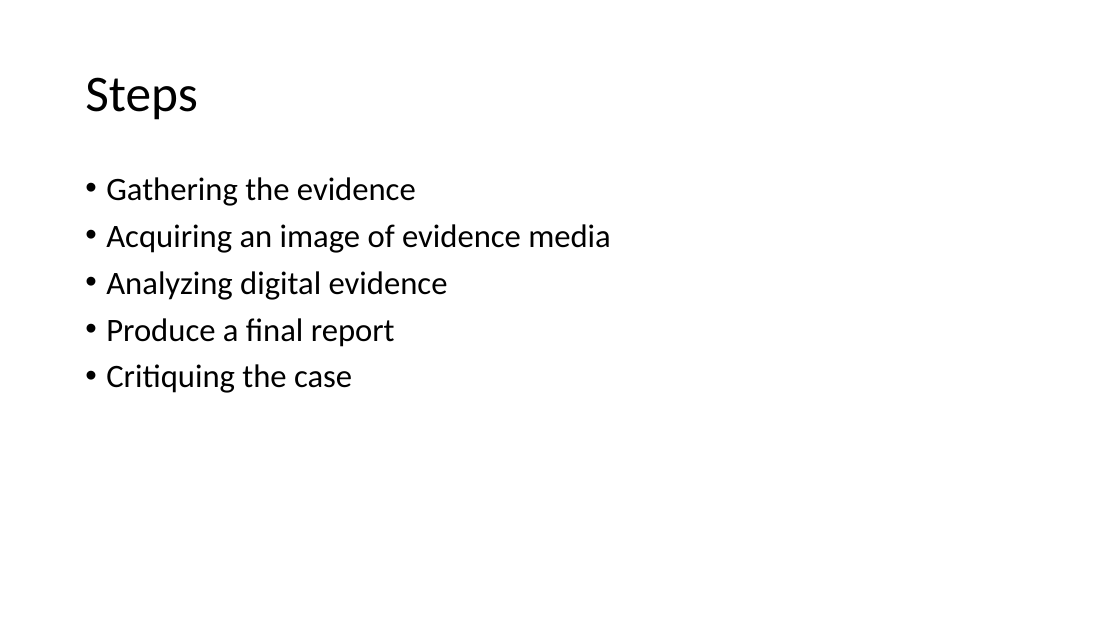
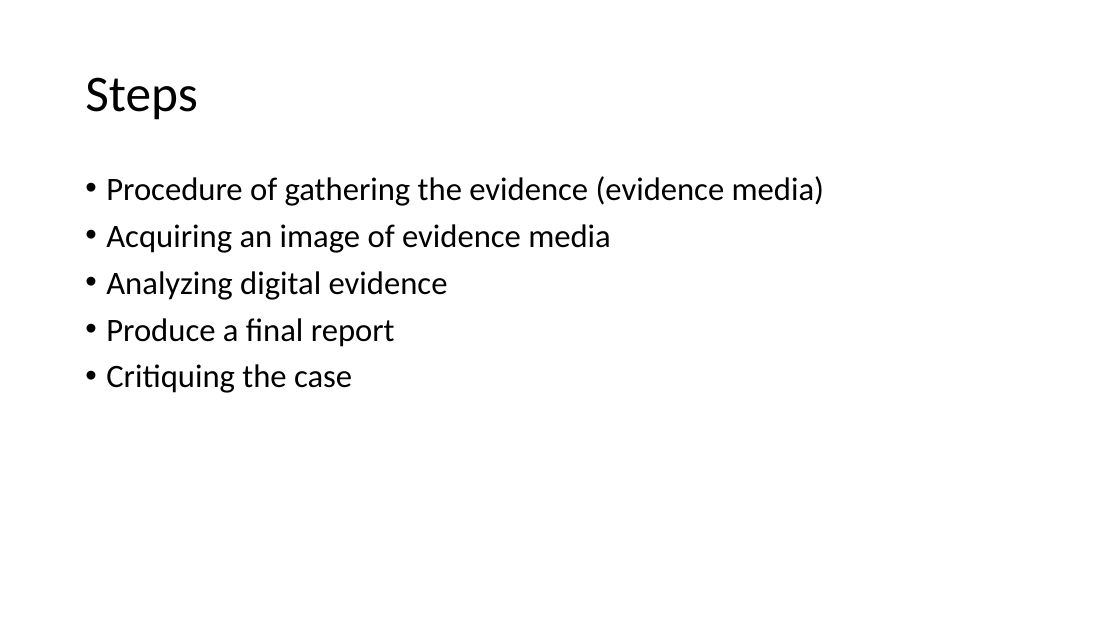
Before and after one commit to frankwxu/digital-forensics-lab, a slide deck: slide 10 of Basic_Computer_Skills_for_Forensics/5_Introduction_to_digital_forensics.pptx. Drawn at 1120x630 pixels with LibreOffice and Linux fonts; fonts in the diff are those of the drawing; background and template pictures are left out. Boxes give left, top, right and bottom in pixels: in the first picture for what was removed or moved away, otherwise in the second. Text is boxed around its words. In the diff, an @@ line names an element or a change of style, - is before the commit and + after.

```diff
--- a/Basic_Computer_Skills_for_Forensics/5_Introduction_to_digital_forensics.pptx
+++ b/Basic_Computer_Skills_for_Forensics/5_Introduction_to_digital_forensics.pptx
@@ text at <box>106,176,824,206</box>: text changed @@
-• Gathering the evidence
+• Procedure of gathering the evidence (evidence media)
```
Also in this commit, not shown: 7 other slides changed, 1 slide added, 9 other files.
